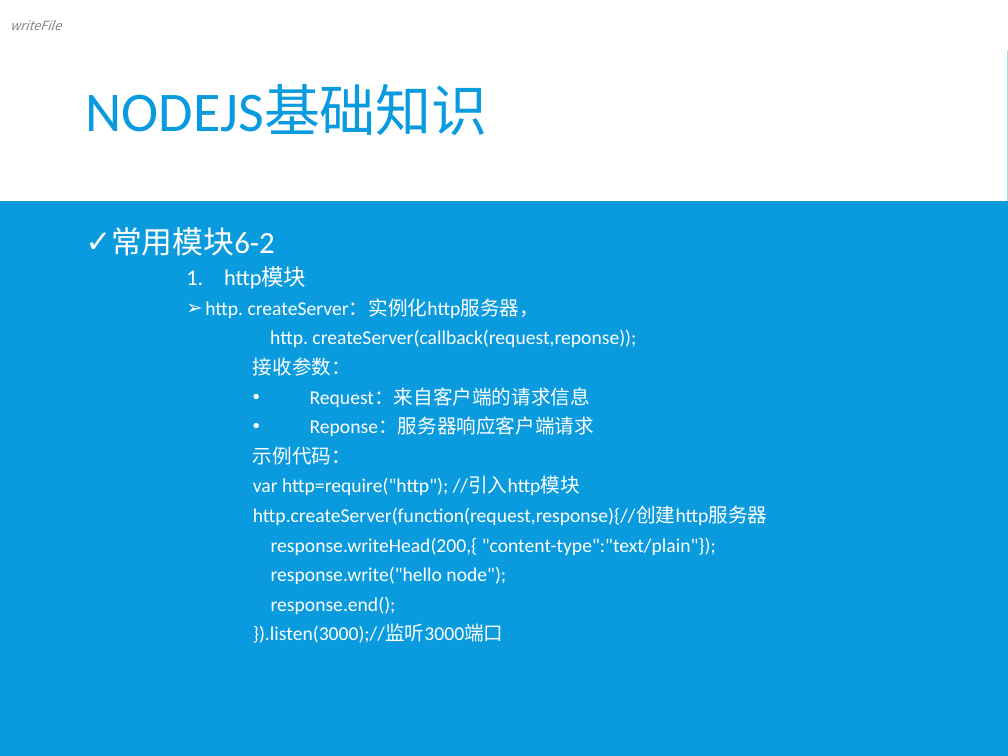
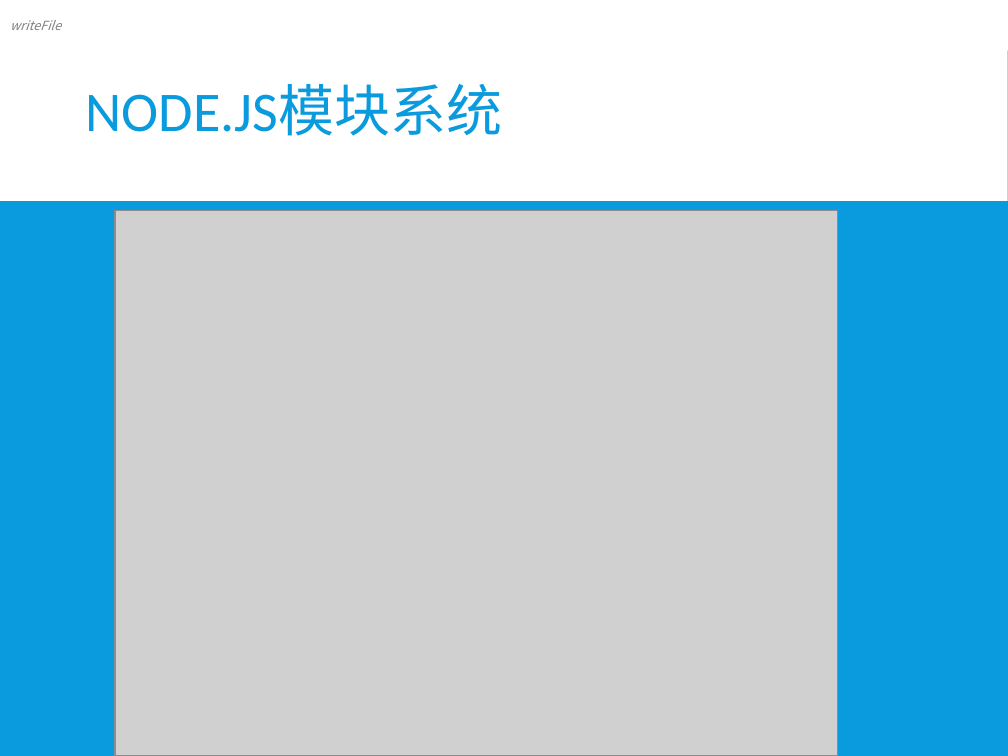
Before and after one commit to xiayu1986/webLearn, a slide deck: slide 6 of mix/技术分享/NODE技术分享.pptx (slide 4 before the commit). Drawn at 1008x756 pixels with LibreOffice and Linux fonts; fonts in the diff are those of the drawing; grey boxes stand for pictures. Boxes give left, top, right and bottom in pixels: in the first picture for what was removed or moved away, otherwise in the second. Text is boxed around its words. In the diff, an @@ line names an element or a change of style, - is before the commit and + after.

```diff
--- a/mix/技术分享/NODE技术分享.pptx
+++ b/mix/技术分享/NODE技术分享.pptx
@@ title at [86, 84, 503, 136]: text changed @@
-NODEJS基础知识
+NODE.JS模块系统
@@ text removed at [111, 227, 767, 643] @@
-✓ 常用模块6-2
-        1. http模块
-      ➢ http. createServer：实例化http服务器，
-              http. createServer(callback(request,reponse));
-            接收参数：
-            • Request：来自客户端的请求信息
-            • Reponse：服务器响应客户端请求
-            示例代码：
-            var http=require("http"); //引入http模块
-            http.createServer(function(request,response){//创建http服务器
-            response.writeHead(200,{ "content-type":"text/plain"});
-            response.write("hello node");
-            response.end();
-            }).listen(3000);//监听3000端口
@@ picture added at [115, 211, 838, 756] @@
```
Also in this commit, not shown: 11 other slides changed, 8 slides added, 4 slides removed, 1 other file.
